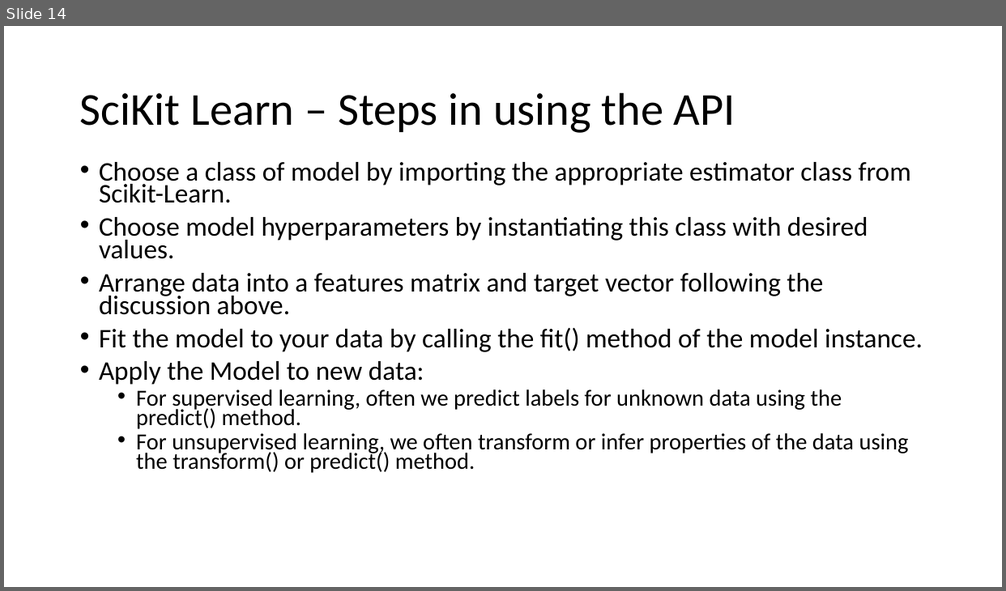
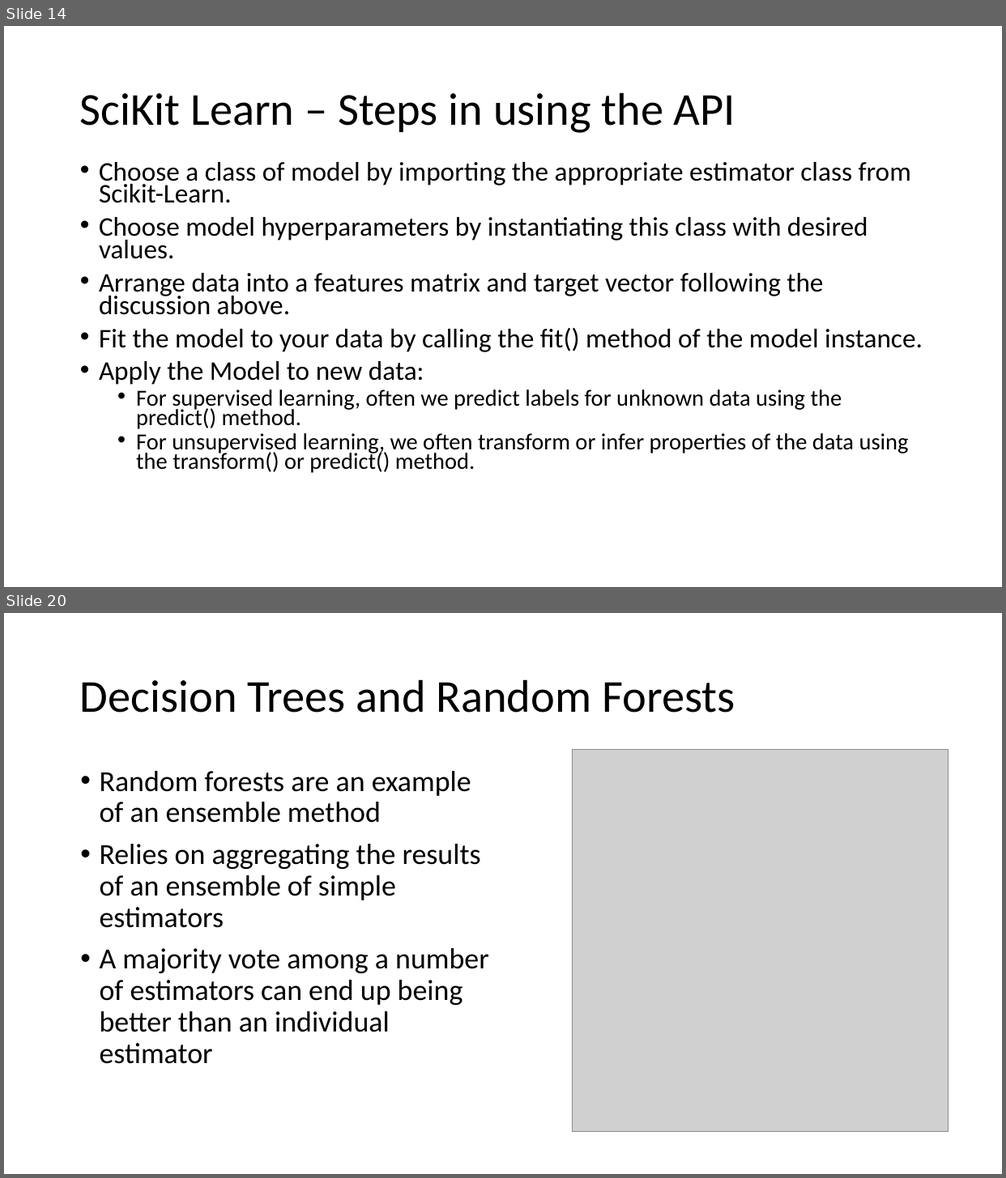
Before and after one commit to ppawar/ppawar.github.io, a slide deck: Spring2020/CSE351-S20/lectures/Python for Data Science - JakeVanderPlas.pptx. Shown one above the other, each under a label of ours: slide 14 before the commit, slides 14 and 20 after it; the slides between them are not shown. The pictures are 1006x591 and 1006x1178 pixels, drawn with LibreOffice and Linux fonts; fonts in the diff are those of the drawing; grey boxes stand for pictures. Boxes give left, top, right and bottom in pixels: in the first picture for what was removed or moved away, otherwise in the second. Text is boxed around its words. In the diff, an @@ line names an element or a change of style, - is before the commit and + after.

```diff
--- a/Spring2020/CSE351-S20/lectures/Python for Data Science - JakeVanderPlas.pptx
+++ b/Spring2020/CSE351-S20/lectures/Python for Data Science - JakeVanderPlas.pptx
@@ slide 20 added at box(4, 613, 1002, 1174), background #FFFFFF @@
@@ title added at box(80, 679, 735, 713), 44 pt, text #000000 @@
+Decision Trees and Random Forests
@@ picture added at box(572, 749, 948, 1131) @@
@@ text added at box(100, 771, 489, 1064), 28 pt, text #000000 @@
+• Random forests are an example of an ensemble method
+• Relies on aggregating the results of an ensemble of simple estimators
+• A majority vote among a number of estimators can end up being better than an individual estimator
```
Also in this commit, not shown: 11 other slides added, 1 other file.
